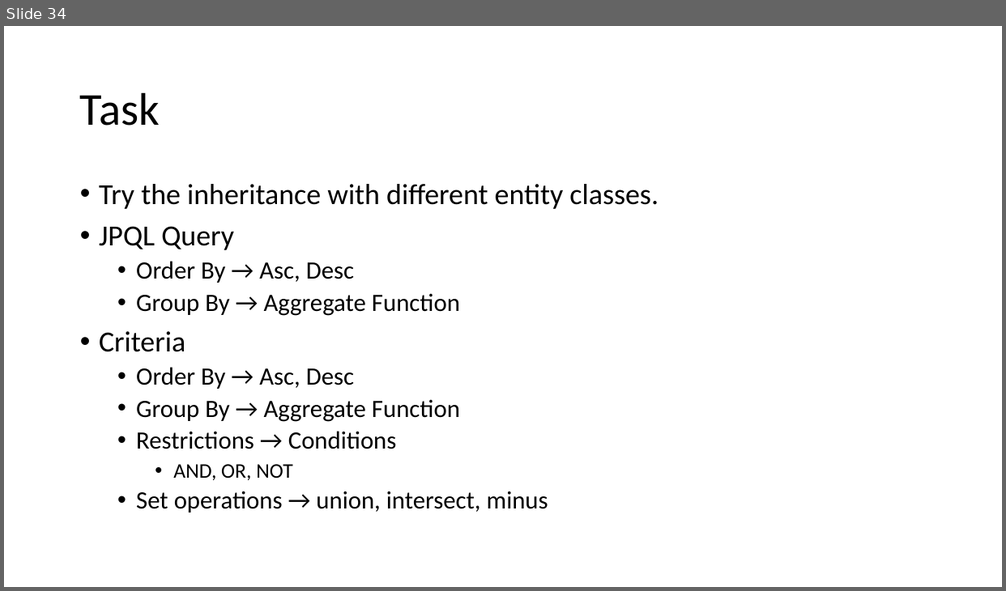
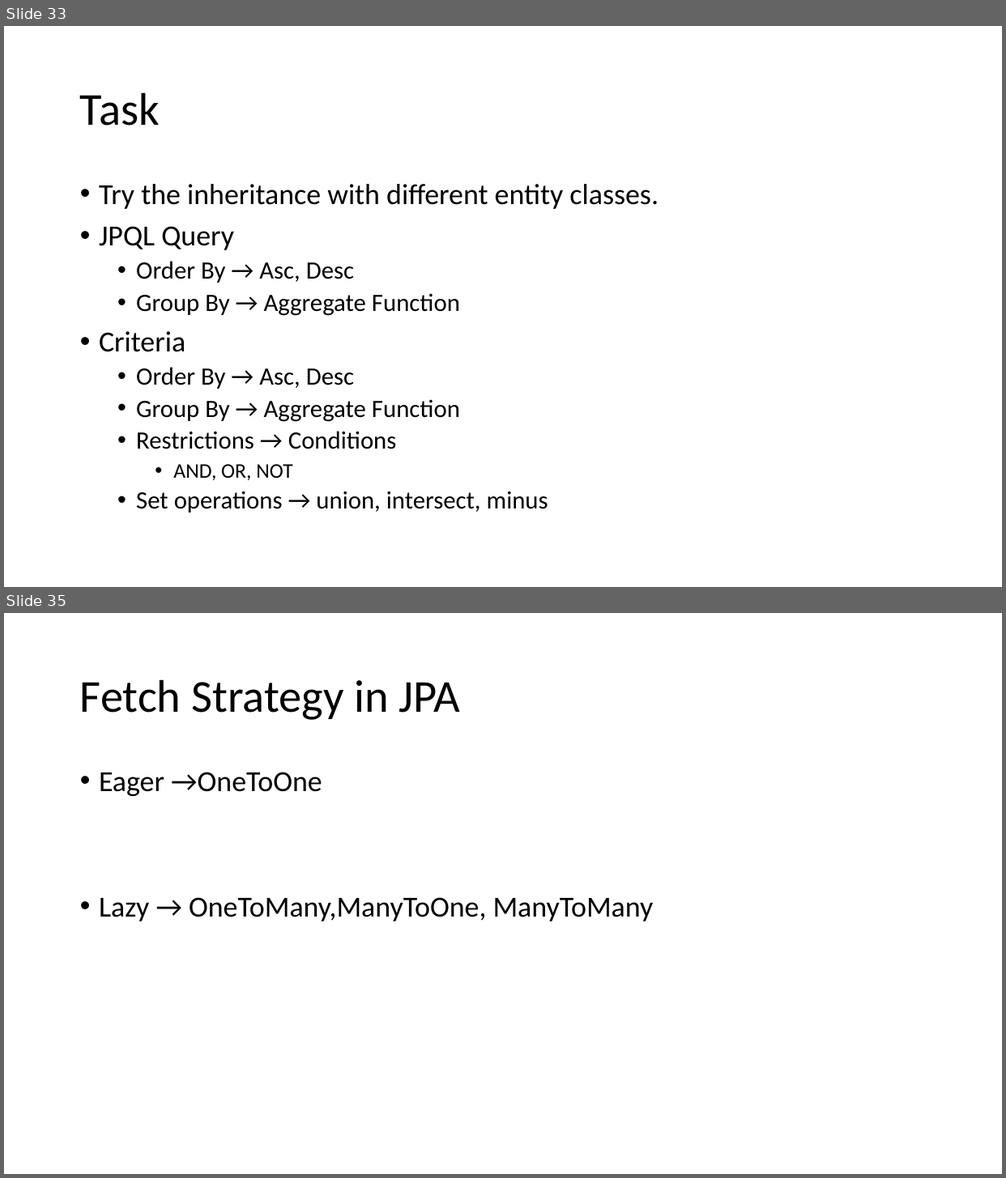
Before and after one commit to sharmilasimhadri/pod_trg, a slide deck: notes.pptx. Shown one above the other, each under a label of ours: slide 34 before the commit, slides 33 and 35 after it; the slides between them are not shown. The pictures are 1006x591 and 1006x1178 pixels, drawn with LibreOffice and Linux fonts; fonts in the diff are those of the drawing. Boxes give left, top, right and bottom in pixels: in the first picture for what was removed or moved away, otherwise in the second. Text is boxed around its words. In the diff, an @@ line names an element or a change of style, - is before the commit and + after.

```diff
--- a/notes.pptx
+++ b/notes.pptx
@@ slide 35 added at (x1=4, y1=613, x2=1002, y2=1174), background #FFFFFF @@
@@ title added at (x1=80, y1=679, x2=461, y2=720), 44 pt, text #000000 @@
+Fetch Strategy in JPA
@@ text added at (x1=99, y1=772, x2=654, y2=922), 28 pt, text #000000 @@
+• Eager →OneToOne
+• Lazy → OneToMany,ManyToOne, ManyToMany
@@ what was slide 34 is now slide 33 @@
```
Also in this commit, not shown: 1 slide changed, 1 other slide added, 1 other file.
